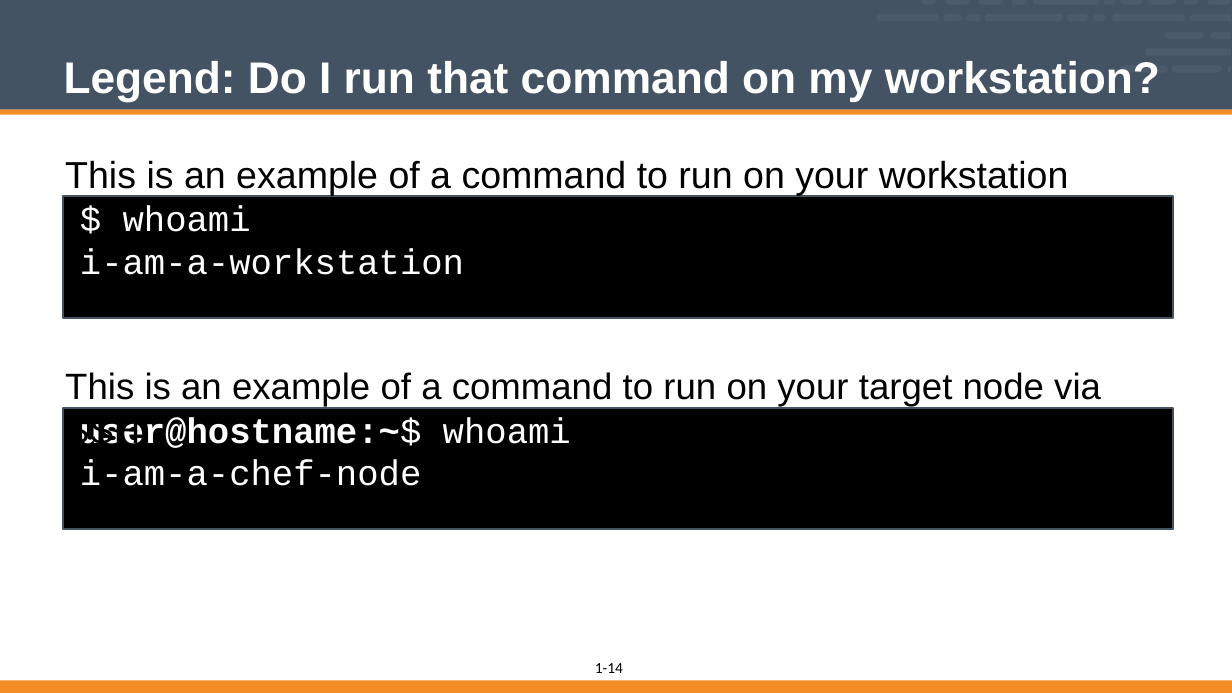
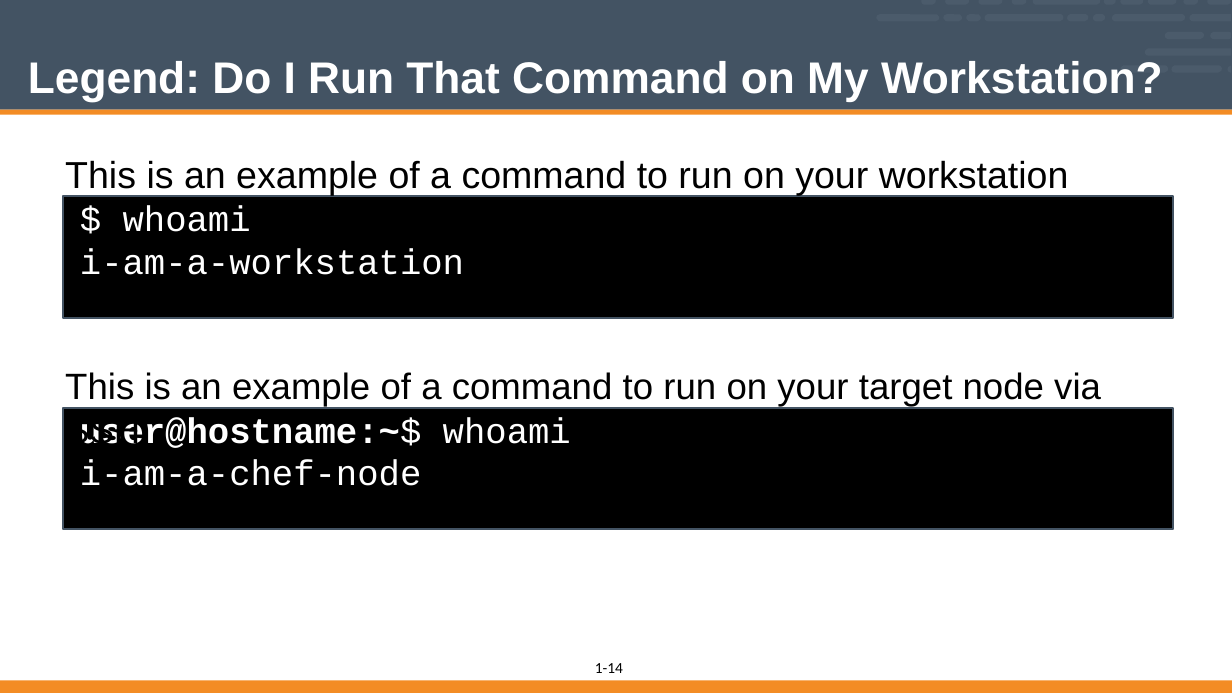
Before and after one commit to vinyar/chef-intermediate, a slide deck: slide 14 of 01-intro.pptx. Drawn at 1232x693 pixels with LibreOffice and Linux fonts; fonts in the diff are those of the drawing. Boxes give left, top, right and bottom in pixels: in the first picture for what was removed or moved away, otherwise in the second. Text is boxed around its words. In the diff, an @@ line names an element or a change of style, - is before the commit and + after.

Commit message:
Fixed font on 1-16 and title cases throughout

```diff
--- a/01-intro.pptx
+++ b/01-intro.pptx
@@ title at (28,61,1163,102): text changed @@
-Legend: Do I run that command on my workstation?
+Legend: Do I Run That Command on My Workstation?
```
Also in this commit, not shown: 4 other slides changed.
